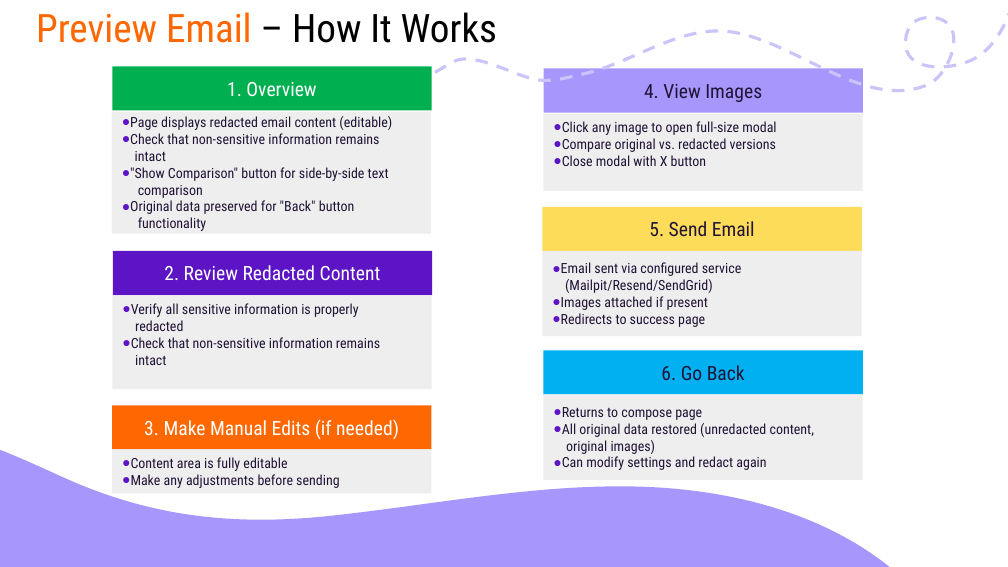
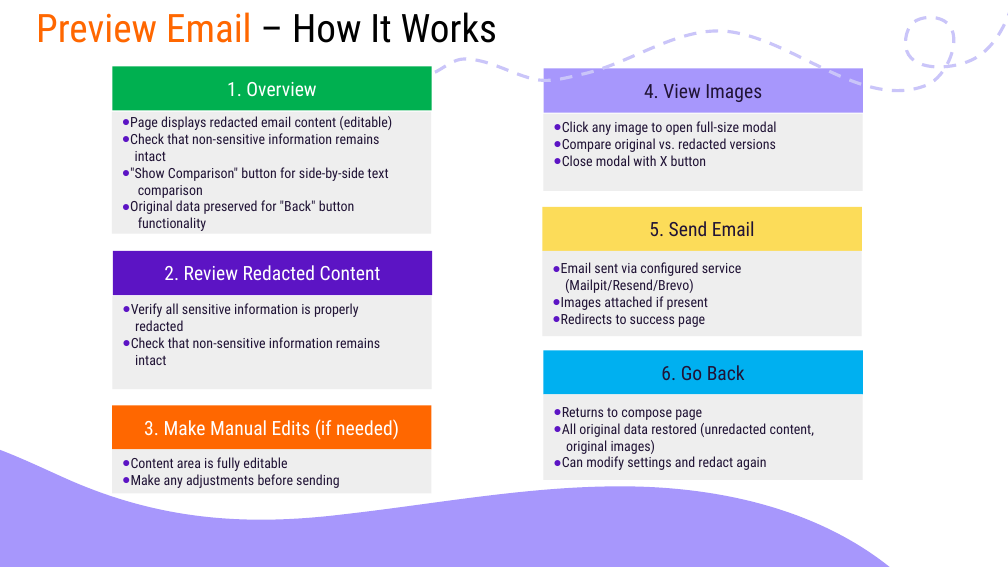
Before and after one commit to koval-vlad/EmailPrivacyRedactorAI, a slide deck: slide 10 of EmailRedactor_presentation.pptx. Drawn at 1008x567 pixels with LibreOffice and Linux fonts; fonts in the diff are those of the drawing. Boxes give left, top, right and bottom in pixels: in the first picture for what was removed or moved away, otherwise in the second. Text is boxed around its words. In the diff, an @@ line names an element or a change of style, - is before the commit and + after.

Commit message:
Replaced SendGrid with Brevo as SendGrid is no longer free

```diff
--- a/EmailRedactor_presentation.pptx
+++ b/EmailRedactor_presentation.pptx
@@ text in rectangle at [565,279,694,293]: text changed @@
-(Mailpit/Resend/SendGrid)
+(Mailpit/Resend/Brevo)
```
Also in this commit, not shown: 4 other slides changed, 3 other files.
